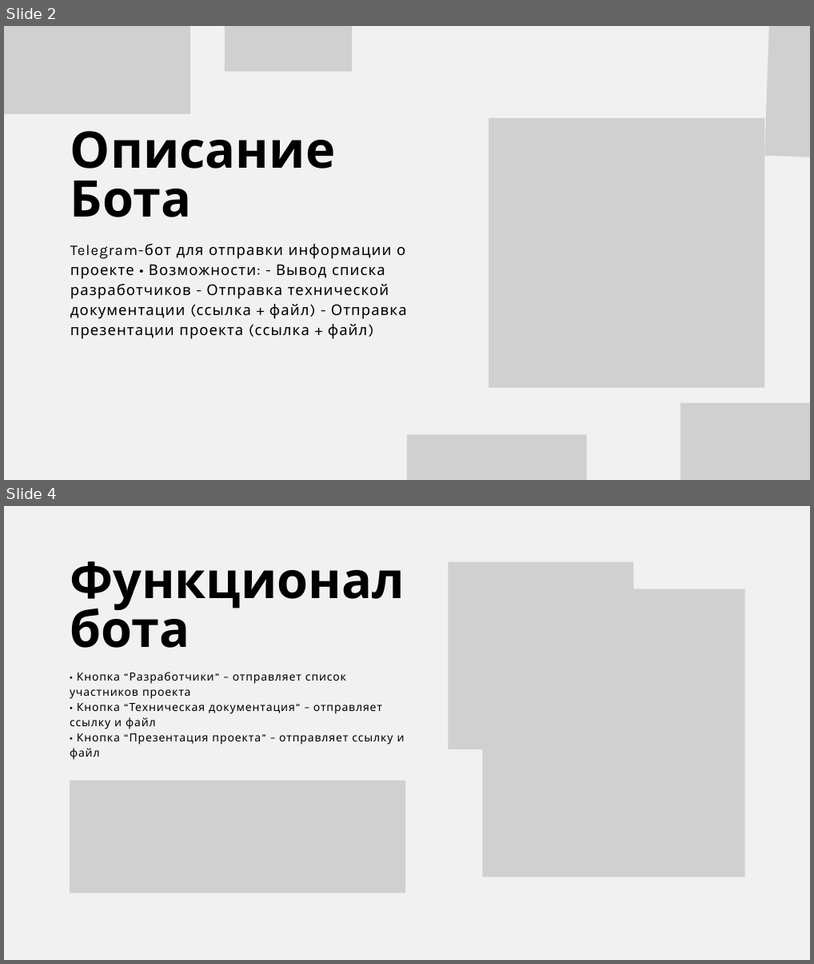
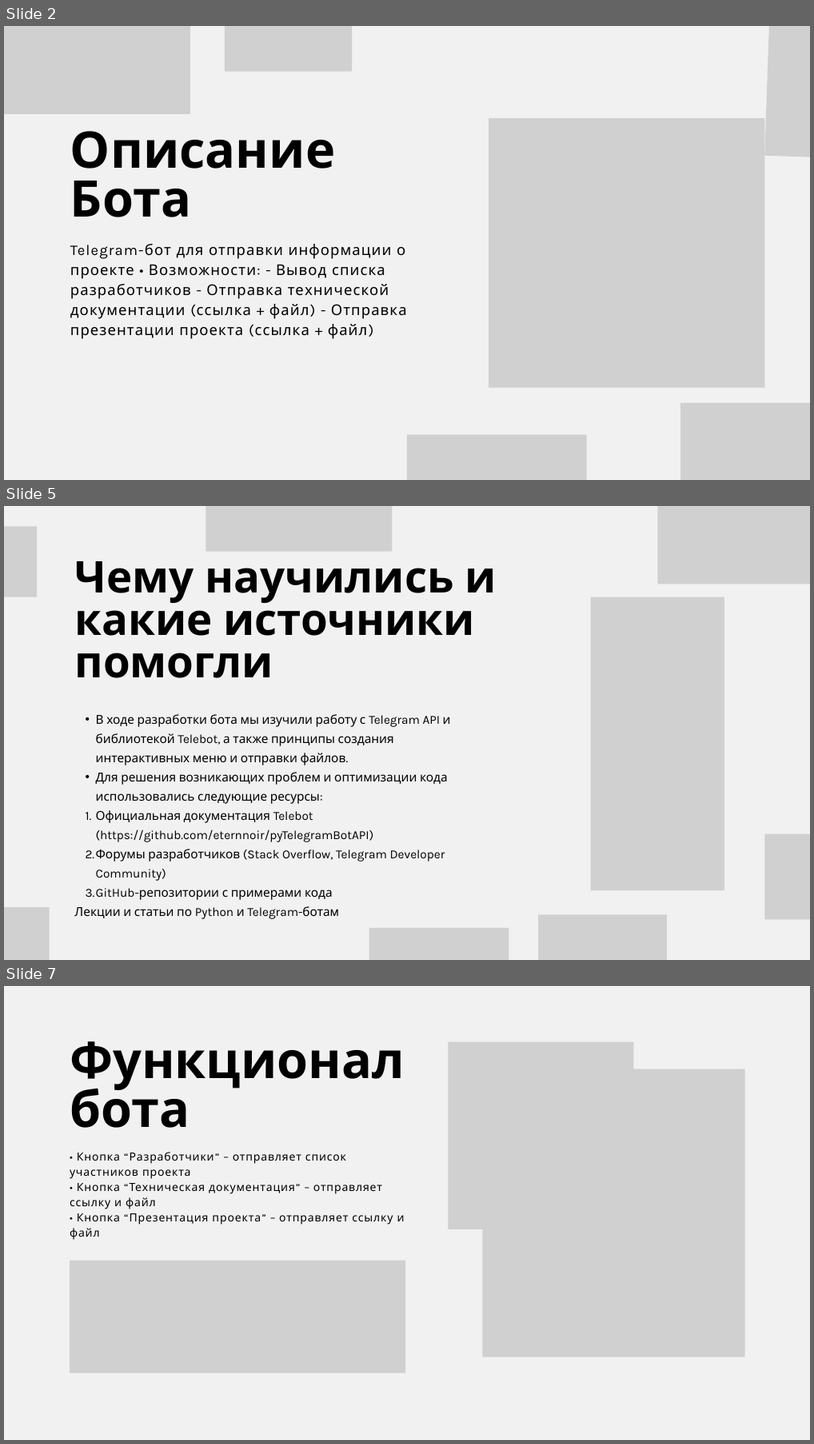
Before and after one commit to nimbl9/tgbotaiasid, a slide deck: AISID2025.pptx. Shown one above the other, each under a label of ours: slides 2 and 4 before the commit, slides 2, 5 and 7 after it; the slides between them are not shown. The pictures are 814x964 and 814x1444 pixels, drawn with LibreOffice and Linux fonts; fonts in the diff are those of the drawing; grey boxes stand for pictures. Boxes give left, top, right and bottom in pixels: in the first picture for what was removed or moved away, otherwise in the second. Text is boxed around its words. In the diff, an @@ line names an element or a change of style, - is before the commit and + after.

```diff
--- a/AISID2025.pptx
+++ b/AISID2025.pptx
@@ slide 5 added at (4, 506, 810, 960), background #F1F1F1 @@
@@ picture added at (4, 526, 37, 596) @@
@@ picture added at (206, 506, 392, 551) @@
@@ picture added at (658, 506, 810, 584) @@
@@ text added at (74, 561, 497, 678), 78 pt, text #000000, bold @@
+Чему научились и какие источники помогли
@@ picture added at (591, 597, 725, 890) @@
@@ text added at (74, 714, 451, 919), 22 pt, text #000000 @@
+  • В ходе разработки бота мы изучили работу с Telegram API и библиотекой Telebot, а также принципы создания интерактивных меню и отправки файлов.
+  • Для решения возникающих проблем и оптимизации кода использовались следующие ресурсы:
+  1. Официальная документация Telebot (https://github.com/eternnoir/pyTelegramBotAPI)
+  2. Форумы разработчиков (Stack Overflow, Telegram Developer Community)
+  3. GitHub-репозитории с примерами кода
+Лекции и статьи по Python и Telegram-ботам
@@ picture added at (766, 834, 810, 919) @@
@@ picture added at (4, 907, 50, 960) @@
@@ picture added at (370, 928, 510, 960) @@
@@ picture added at (538, 914, 667, 960) @@
@@ what was slide 4 is now slide 7 @@
```
Also in this commit, not shown: 2 slides changed, 2 other slides added.
